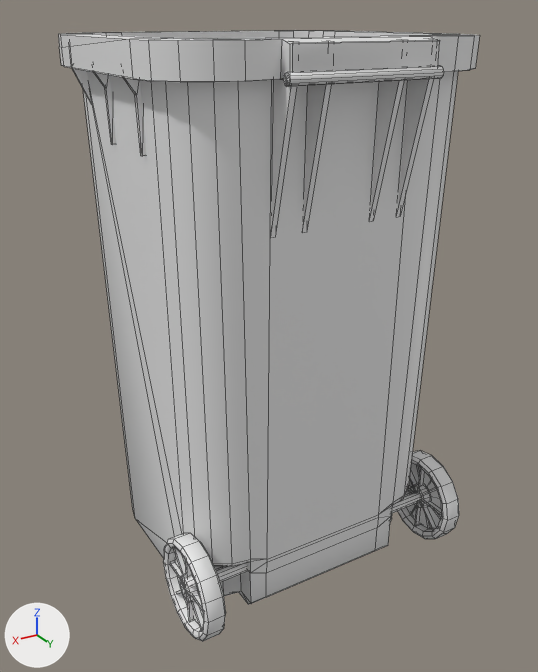
Renders of the FBX model Assets/Graphics/Models/Trash.fbx from each side of a commit.
One viewpoint serves both versions: a 50 mm lens placed at (0.89, 1.502, 1.314), pointed at (0.007, 0.03, 0.578). The lights are fixed; the arrows at lower left show +X, +Y and +Z. Mesh edges are drawn as thin lines. Where no turn or scale is listed for an object, it has been applied to the vertices. Vertices at the same position are counted once.

Names of what the first picture shows: 'Trash'.
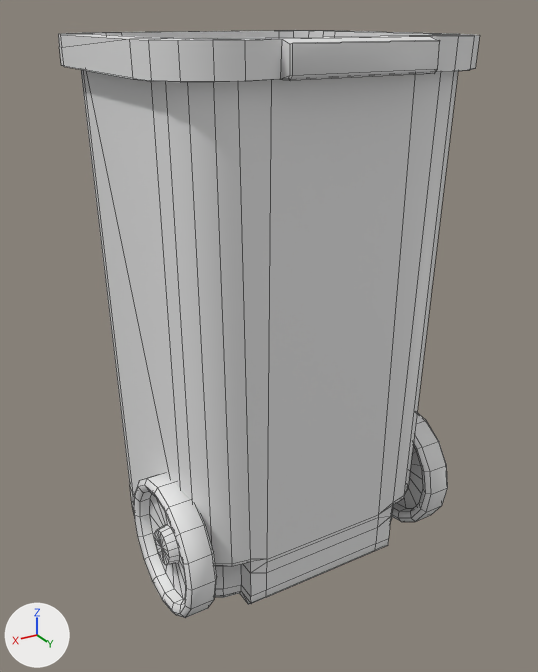
What differs and where, as boxes (x1, y1, x2, y2) in the pictures (538 x 672 px; the box of a moved part takes in the faces that stretch with it):
'Trash', reshaped
    before: (58, 30, 480, 642)
    after: (58, 30, 480, 618)
part 1 of me_mesh, moved or reshaped
    before: (163, 533, 226, 642)
    after: (134, 474, 217, 618)
part 2 of me_mesh, moved or reshaped
    before: (398, 451, 459, 539)
    after: (392, 413, 448, 522)
part 3 of me_mesh, deleted
    before: (72, 39, 444, 629)
part 4 of me_mesh, built on
    before: (83, 90, 392, 604)
    after: (81, 70, 393, 604)

The change in detail:
Material 'Material.001' (mat_material_001) is new.
Its base color is (0.8, 0.8, 0.8) (white #e7e7e7).
Material 'Material.002' (mat_material_002) is new.
Its base color is (0.8, 0.8, 0.8) (white #e7e7e7).
me_mesh is used by ob_trash; location (0.0, 0.0, 0.0).
me_mesh had 915 vertices, 895 faces and spanned x -0.385..0.385, y -0.367..0.379, z -0.007..1.278.
me_mesh now has 722 vertices, 760 faces and spans x -0.385..0.385, y -0.367..0.371, z -0.008..1.278.
me_mesh part 1: the loose piece of 194 vertices spanning x 0.319..0.372, y 0.138..0.376, z -0.007..0.23 is scaled about its middle by 1.41, then moved by (0.0, -0.107, 0.047), in mat_material_002 (white #e7e7e7).
me_mesh part 2: the loose piece of 194 vertices spanning x -0.372..-0.319, y 0.138..0.376, z -0.007..0.23 is scaled about its middle by 1.41, then moved by (0.0, -0.107, 0.047), in mat_material_002 (white #e7e7e7).
me_mesh part 3: 22 loose pieces with 250 vertices, spanning x -0.382..0.382, y -0.352..0.379, z 0.013..1.275, are deleted.
Part 4, on me_mesh:
51 faces are deleted.
31 vertices are added at x -0.325..0.325, y -0.285..0.229, z 0.006..0.101.
16 new vertices lie (0.0, 0.0, 0.022) away from vertices in x -0.316..0.316, y -0.275..0.285, z 0.017.
5 new vertices lie (0.024, 0.021, -1.168) away from vertices in x -0.35..-0.236, y -0.306..-0.192, z 1.269.
5 new vertices lie (-0.024, 0.021, -1.168) away from vertices in x 0.236..0.35, y -0.306..-0.192, z 1.269.
104 new faces join them, mat_material_001 (white #e7e7e7).
me_mesh now uses material mat_material_001 (white #e7e7e7).
me_mesh now uses material mat_material_002 (white #e7e7e7).
